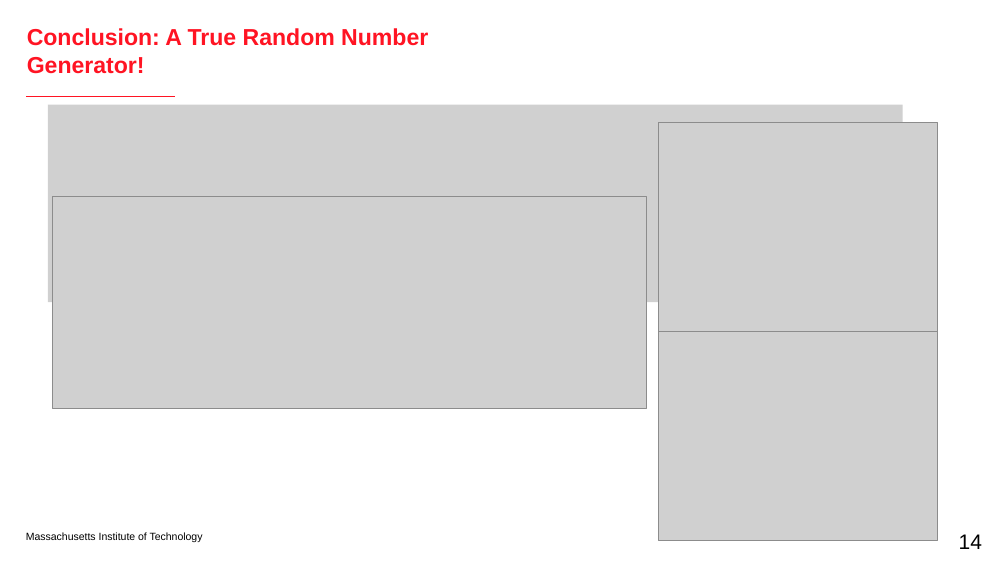
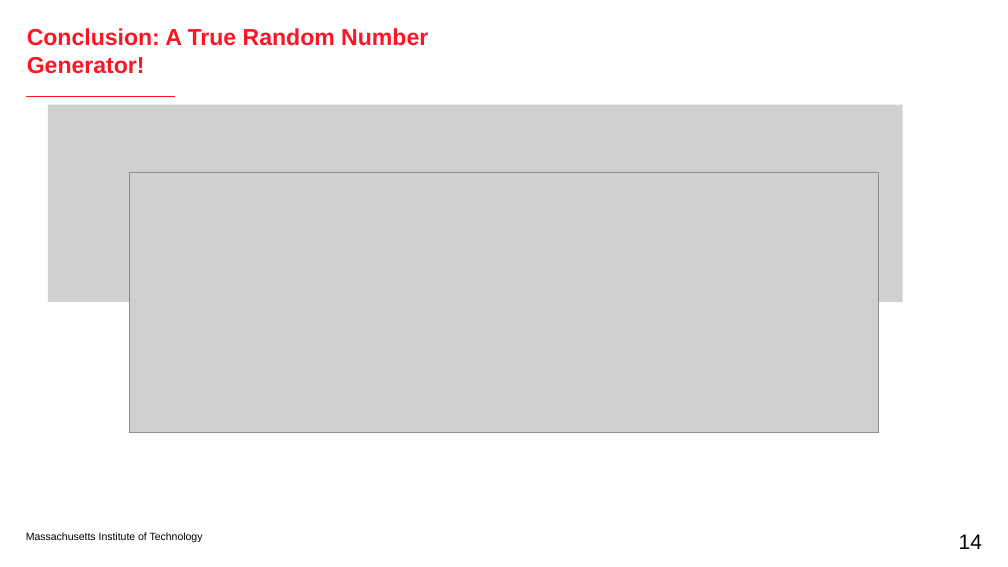
Before and after one commit to vinh-qtran/mit-jlab-sp25, a slide deck: slide 14 of cosmic/presentation/cosmic_presentation_yongao.pptx. Drawn at 1008x567 pixels with LibreOffice and Linux fonts; fonts in the diff are those of the drawing; grey boxes stand for pictures. Boxes give left, top, right and bottom in pixels: in the first picture for what was removed or moved away, otherwise in the second. Text is boxed around its words. In the diff, an @@ line names an element or a change of style, - is before the commit and + after.

```diff
--- a/cosmic/presentation/cosmic_presentation_yongao.pptx
+++ b/cosmic/presentation/cosmic_presentation_yongao.pptx
@@ picture removed at box(659, 123, 938, 332) @@
@@ picture: place and size @@
-picture at box(53, 197, 647, 408)
+picture at box(129, 172, 878, 433)
@@ picture removed at box(659, 331, 938, 541) @@
```
Also in this commit, not shown: 5 other slides changed, 18 other files.
